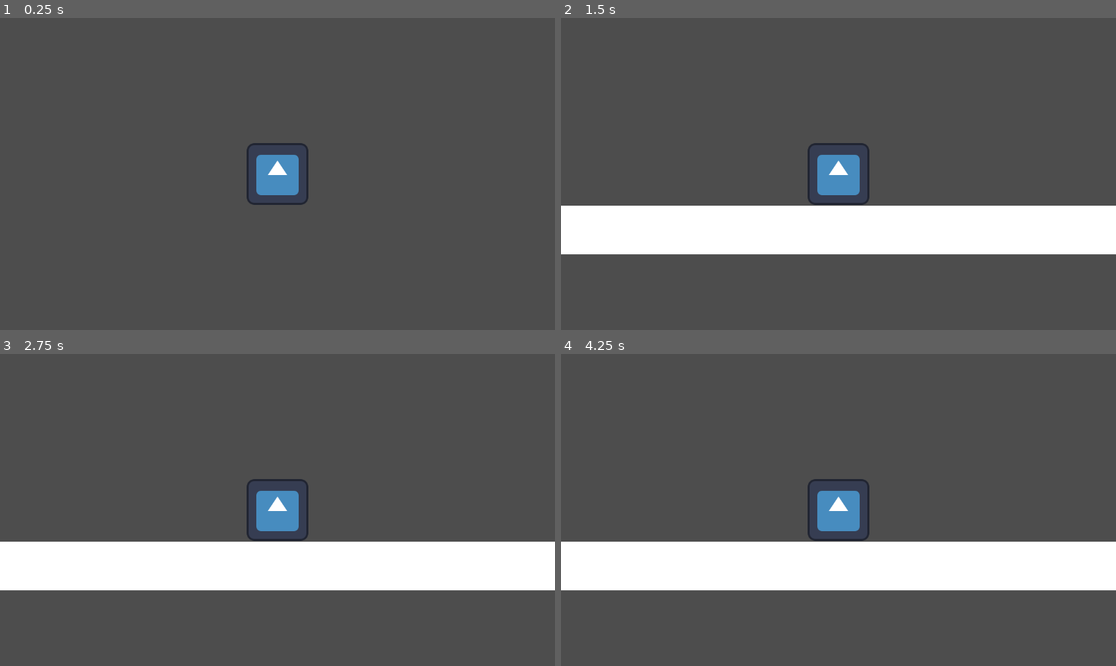
Above: before the commit, frames 1-4 (two rows, left to right).
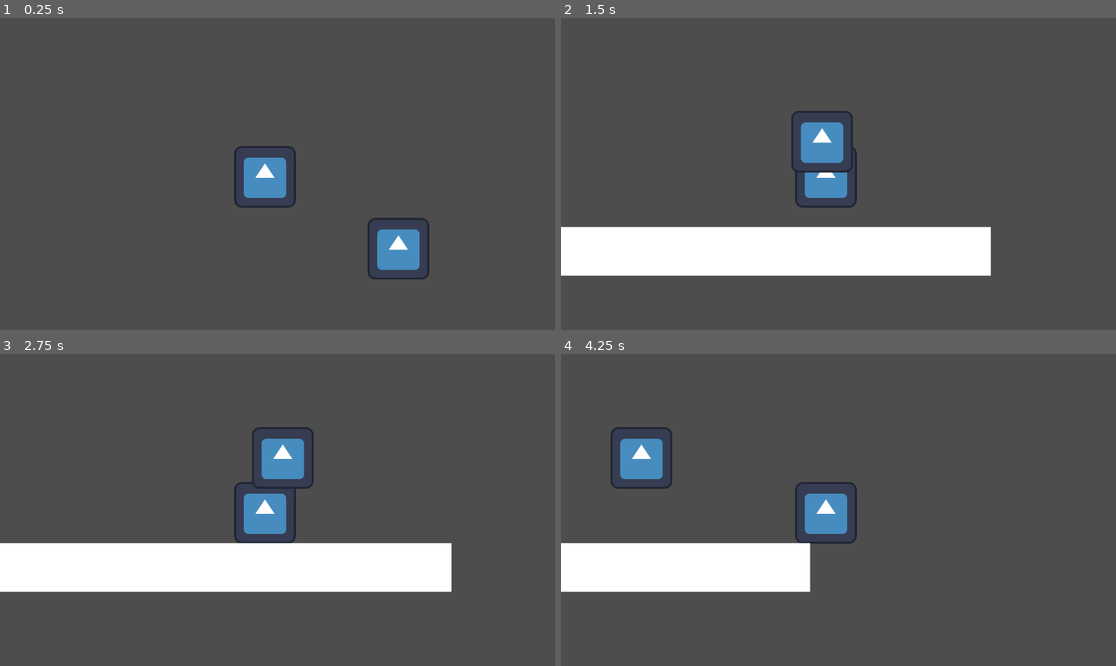
Above: after the commit, the same moments.

Repository: ZYeagerist/Test-Godot-Project
Game: Godot game, scene res://world.tscn
The game is run twice, just before and just after one commit, with the same random seed, the same clock (stepped at 60 frames per second) and the same inputs. The project has no main scene, so this scene is started directly. The engine's default icon, where the game draws it, is replaced by a stand-in: a white triangle on a blue panel in a dark square.
Inputs:
- Up to frame 1 (0.25 s): no input
- Up to frame 2 (1.5 s): tap Enter (ui_accept) at 0.5, 0.77 s; hold Right (ui_right) from 0.53 s (still down)
- Up to frame 3 (2.75 s): tap Enter (ui_accept) at 1.52 s; release Right (ui_right) at 2.03 s; hold Left (ui_left) from 2.03 s (still down)
- Up to frame 4 (4.25 s): release Left (ui_left) at 2.78 s; hold Right (ui_right) from 2.78 s (still down); tap Enter (ui_accept) at 3.02, 3.77 s

The runs differ from the first frame. In frame 1, 2.5% of the frame differs, in the area x 42-78%, y 40-84%; in frame 2, 16%, in the area x 0-100%, y 29-83%; in frame 3, 6.4%; in frame 4, 12%.

Commit message:
testing what not to do

Diff:
--- a/world.tscn
+++ b/world.tscn
@@ -1,6 +1,6 @@
 [gd_scene load_steps=5 format=3 uid="uid://c2kisvqp7ynb"]
 
-[ext_resource type="Script" path="res://CharacterBody2D.gd" id="1_8d2xs"]
+[ext_resource type="Script" path="res://characterBody2d.gd" id="1_fojey"]
 [ext_resource type="Texture2D" uid="uid://dv5voctvhfnga" path="res://icon.svg" id="2_vflw6"]
 
 [sub_resource type="RectangleShape2D" id="RectangleShape2D_vhudm"]
@@ -12,18 +12,21 @@
 [node name="World" type="Node2D"]
 
 [node name="CharacterBody2D" type="CharacterBody2D" parent="."]
-script = ExtResource("1_8d2xs")
+script = ExtResource("1_fojey")
 
 [node name="Sprite2D" type="Sprite2D" parent="CharacterBody2D"]
+position = Vector2(-454, 35)
 texture = ExtResource("2_vflw6")
 
 [node name="CollisionShape2D" type="CollisionShape2D" parent="CharacterBody2D"]
-position = Vector2(0.5, 0)
+position = Vector2(-453, 32)
 shape = SubResource("RectangleShape2D_vhudm")
 
 [node name="Camera2D" type="Camera2D" parent="CharacterBody2D"]
+position = Vector2(-428, 29)
 
 [node name="StaticBody2D" type="StaticBody2D" parent="."]
+position = Vector2(-1397, -171)
 
 [node name="CollisionShape2D" type="CollisionShape2D" parent="StaticBody2D"]
 position = Vector2(5.5, 616)
@@ -34,3 +37,7 @@
 offset_top = -51.0
 offset_right = 1565.0
 offset_bottom = 50.0
+
+[node name="Icon" type="Sprite2D" parent="."]
+position = Vector2(-177, 217)
+texture = ExtResource("2_vflw6")
